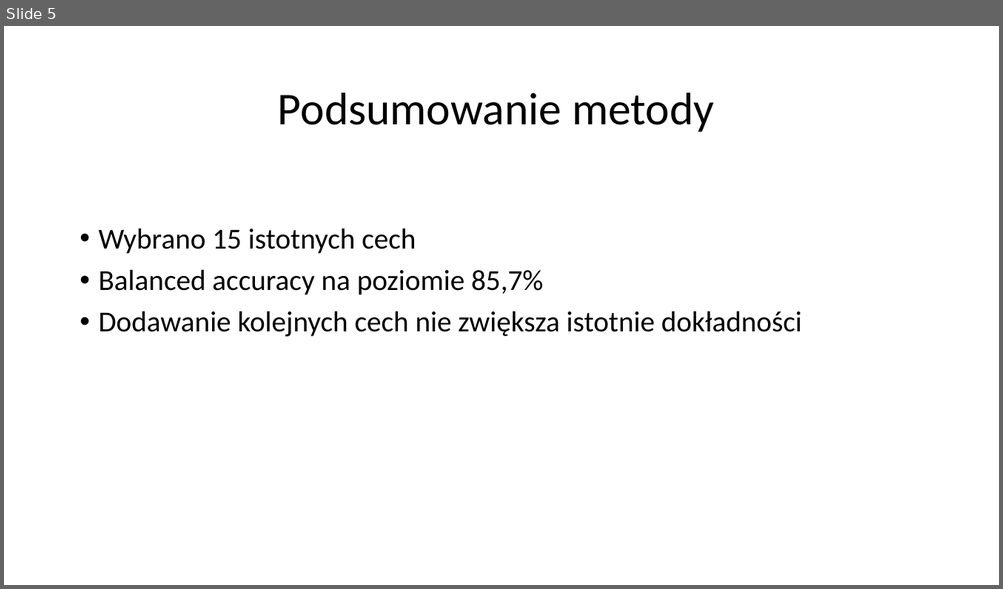
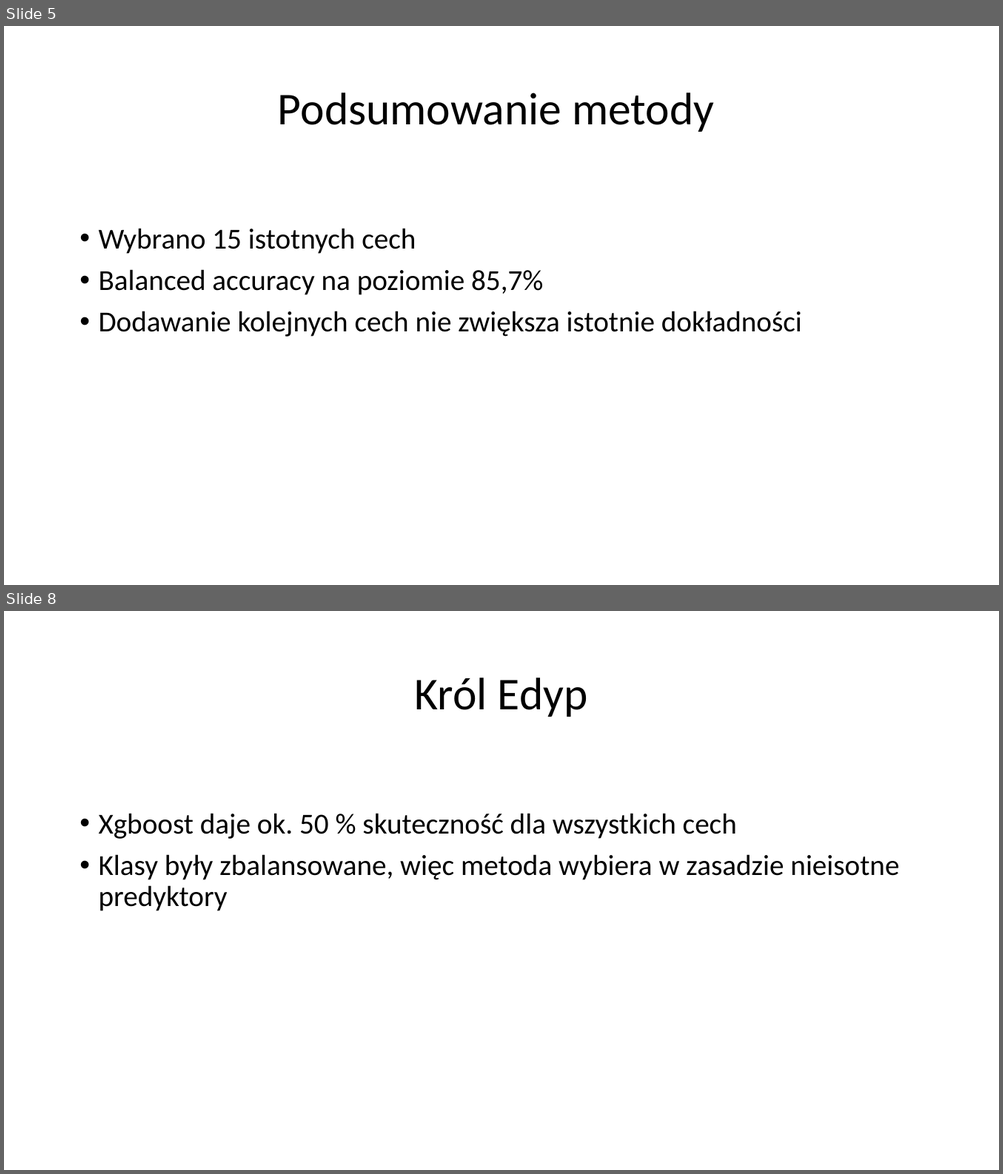
Before and after one commit to piotr-ole/Machine-Learning, a slide deck: FeatureSelection/presentation/Presentation.pptx. Shown one above the other, each under a label of ours: slide 5 before the commit, slides 5 and 8 after it; the slides between them are not shown. The pictures are 1003x589 and 1003x1174 pixels, drawn with LibreOffice and Linux fonts; fonts in the diff are those of the drawing. Boxes give left, top, right and bottom in pixels: in the first picture for what was removed or moved away, otherwise in the second. Text is boxed around its words. In the diff, an @@ line names an element or a change of style, - is before the commit and + after.

```diff
--- a/FeatureSelection/presentation/Presentation.pptx
+++ b/FeatureSelection/presentation/Presentation.pptx
@@ slide 8 added at box(4, 611, 999, 1170), background #FFFFFF @@
@@ title added at box(415, 678, 588, 717), 44 pt, text #000000 @@
+Król Edyp
@@ text added at box(99, 813, 899, 911), 28 pt, text #000000 @@
+• Xgboost daje ok. 50 % skuteczność dla wszystkich cech
+• Klasy były zbalansowane, więc metoda wybiera w zasadzie nieisotne predyktory
```
Also in this commit, not shown: 2 slides changed, 4 other slides added, 2 slides removed, 14 other files.
